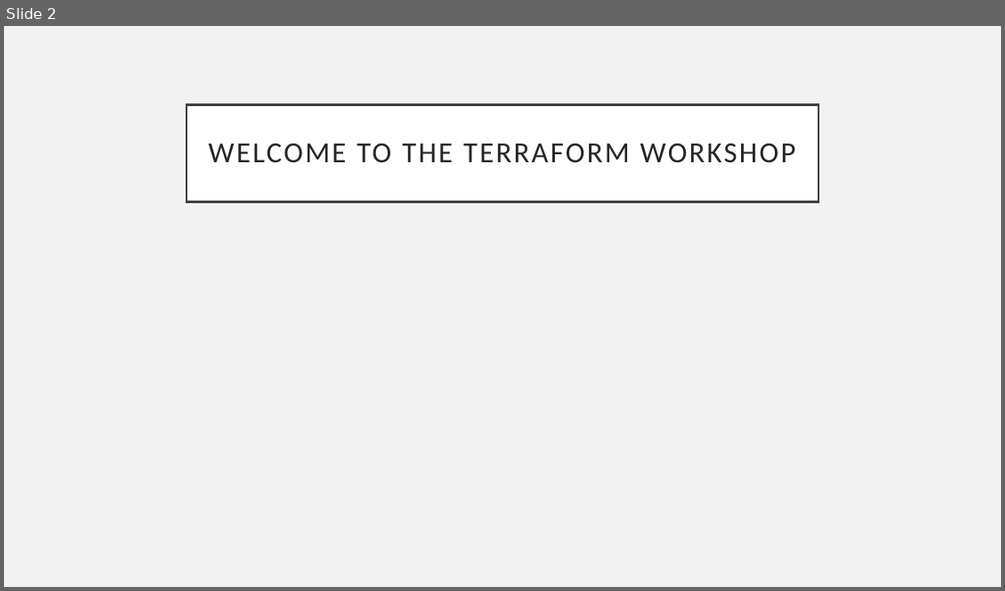
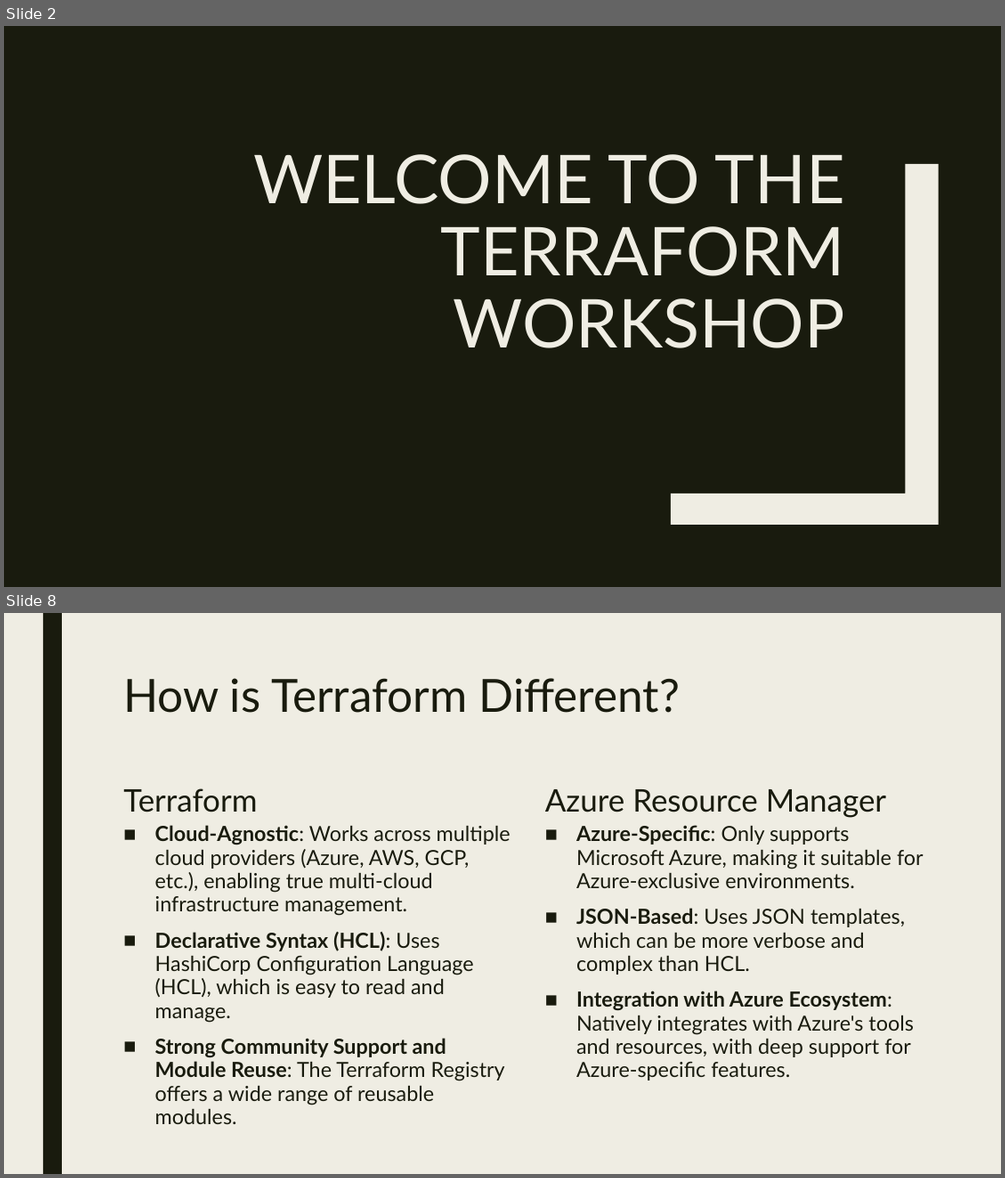
Before and after one commit to cwoodruff/terraform-workshop, a slide deck: slides/0-Introduction to Terraform.pptx. Shown one above the other, each under a label of ours: slide 2 before the commit, slides 2 and 8 after it; the slides between them are not shown. The pictures are 1005x591 and 1005x1178 pixels, drawn with LibreOffice and Linux fonts; fonts in the diff are those of the drawing. Boxes give left, top, right and bottom in pixels: in the first picture for what was removed or moved away, otherwise in the second. Text is boxed around its words. In the diff, an @@ line names an element or a change of style, - is before the commit and + after.

```diff
--- a/slides/0-Introduction to Terraform.pptx
+++ b/slides/0-Introduction to Terraform.pptx
@@ slide 8 added at <box>4,613,1001,1174</box>, background #EFEDE3 @@
@@ rectangle added at <box>43,613,62,1174</box>, fill #191B0E @@
@@ title added at <box>123,678,680,713</box>, 44 pt, text #191B0E @@
+How is Terraform Different?
@@ text added at <box>123,788,257,812</box>, 30 pt, text #191B0E @@
+Terraform
@@ text added at <box>545,789,886,818</box>, 30 pt, text #191B0E @@
+Azure Resource Manager
@@ text added at <box>155,825,510,1124</box>, 20 pt, text #191B0E @@
+■ Cloud-Agnostic: Works across multiple cloud providers (Azure, AWS, GCP, etc.), enabling true multi-cloud infrastructure management.
+■ Declarative Syntax (HCL): Uses HashiCorp Configuration Language (HCL), which is easy to read and manage.
+■ Strong Community Support and Module Reuse: The Terraform Registry offers a wide range of reusable modules.
@@ text added at <box>576,825,923,1080</box>, 20 pt, text #191B0E @@
+■ Azure-Specific: Only supports Microsoft Azure, making it suitable for Azure-exclusive environments.
+■ JSON-Based: Uses JSON templates, which can be more verbose and complex than HCL.
+■ Integration with Azure Ecosystem: Natively integrates with Azure's tools and resources, with deep support for Azure-specific features.
@@ slide 2 changed as well @@
@@ background #F2F2F2 to #191B0E @@
@@ title "WELCOME TO THE TERRAFORM WORKSHOP": place and size @@
-title "WELCOME TO THE TERRAFORM WORKSHOP" at <box>186,104,818,201</box>
+title "WELCOME TO THE TERRAFORM WORKSHOP" at <box>253,154,845,348</box>
@@ title "WELCOME TO THE TERRAFORM WORKSHOP" at <box>253,154,845,348</box>: size 28 to 64.8 pt, font Calibri to Lato, text colour #262626 to #EFEDE3, letter spacing 2 to 0 pt; alignment centre to right; line spacing 0.9 to 0.89; vertical alignment middle to bottom; fill #FFFFFF to none; outline #404040 2.5 pt to none @@
@@ freeform shape added at <box>671,164,938,524</box>, fill #EFEDE3 @@
```
Also in this commit, not shown: 3 other slides changed, 10 other slides added, 3 slides removed, 8 other files.
